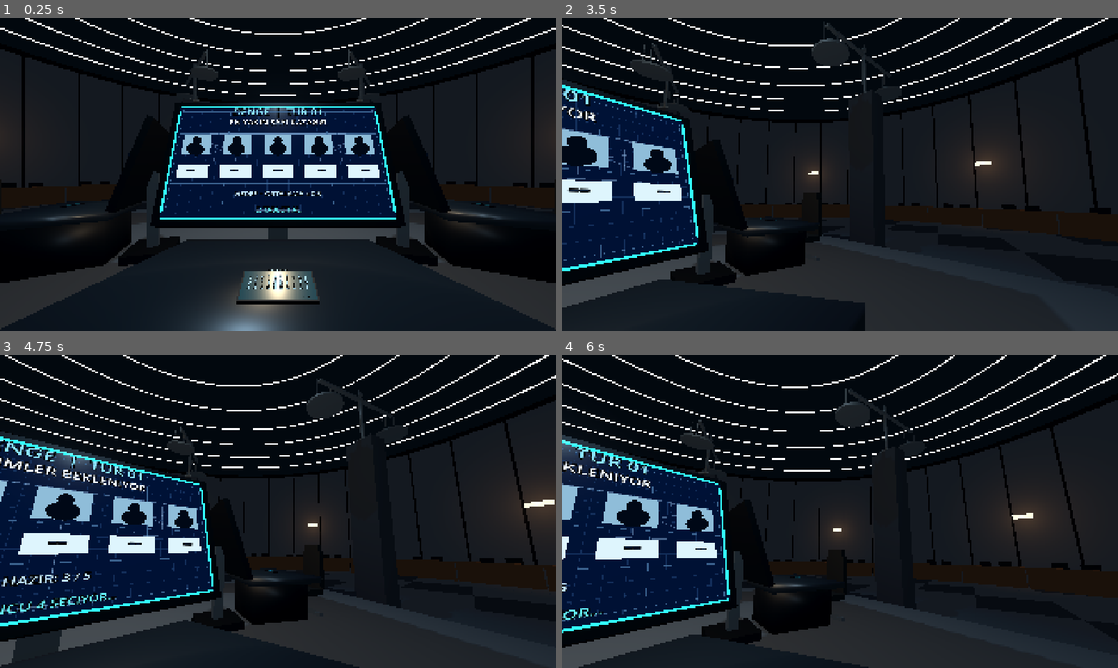
Above: before the commit, frames 1-4 (two rows, left to right).
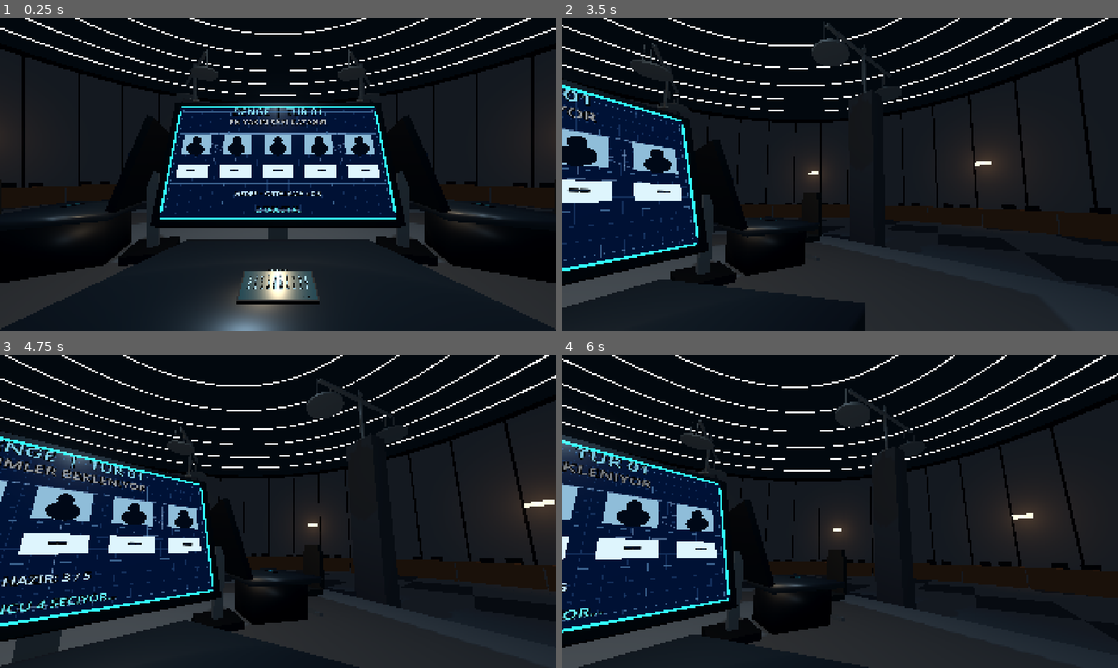
Above: after the commit, the same moments.

Repository: SerkanAydin06/DENGE
Game: Godot game, scene res://scenes/game_room.tscn
Same seed, same stepped clock (60 frames per second), same inputs: the game is played once before the commit and once after it.
Inputs (mouse positions are in pixels of both pictures, inside the frame that each line leads up to):
- Up to frame 1 (0.25 s): no input
- Up to frame 2 (3.5 s): tap Enter at 0.5, 2 s; move the mouse to (867, 174) at 0.52 s; tap E at 0.6 s; click (867, 174) at 0.67 s; tap Space at 1.25, 2.75 s; move the mouse to (728, 190) at 1.27 s; tap 0 at 1.35 s; click (728, 190) at 1.42 s; move the mouse to (895, 105) at 2.02 s; tap 9 at 2.1 s; click (895, 105) at 2.17 s; move the mouse to (834, 180) at 2.77 s; tap Backspace at 2.85 s; click (834, 180) at 2.92 s
- Up to frame 3 (4.75 s): move the mouse to (316, 514) at 3.52 s; tap Enter at 3.6, 4.25 s; click (316, 514) at 3.67 s; move the mouse to (233, 508) at 4.27 s; tap Keypad Enter at 4.35 s; click (233, 508) at 4.42 s
- Up to frame 4 (6 s): move the mouse to (845, 511) at 5.02 s; tap E at 5.1 s; click (845, 511) at 5.17 s; tap Space at 5.75 s; move the mouse to (817, 505) at 5.77 s; tap 0 at 5.85 s; click (817, 505) at 5.92 s

The runs differ from the first frame. In frame 1, 0.1% of the frame differs, in the area x 41-59%, y 32-34%; in frame 2, less than 0.1%; in frame 3, 0.4%, in the area x 0-26%, y 27-44%; in frame 4, 0.3%.
Error before the commit: Invalid access to property or key 'position' on a base object of type 'null instance'. (res://scripts/player_station.gd:86)

Commit message:
Remove blue sweep tween; retain subtle text fade when monitor content updates

Diff:
--- a/scripts/player_station.gd
+++ b/scripts/player_station.gd
@@ -32,7 +32,6 @@
 	$ResultDisplay/ResultMonitor/PlayerReadouts/Player_4,
 	$ResultDisplay/ResultMonitor/PlayerReadouts/Player_5
 ]
-@onready var sweep: MeshInstance3D = $ResultDisplay/ResultMonitor/MonitorSweep
 @onready var seat_eye: Marker3D = $SeatEye
 
 var entered_digits: String = ""
@@ -83,12 +82,13 @@
 	result_footer.text = footer
 	if monitor_tween and monitor_tween.is_running():
 		monitor_tween.kill()
-	sweep.position.y = 0.60
+	# Soft text fade only; no moving cyan line across the screen.
+	result_title.modulate.a = 0.75
 	result_body.modulate.a = 0.28
 	monitor_tween = create_tween()
 	monitor_tween.set_parallel(true)
-	monitor_tween.tween_property(result_body, "modulate:a", 1.0, 0.46)
-	monitor_tween.tween_property(sweep, "position:y", -0.60, 0.64)
+	monitor_tween.tween_property(result_title, "modulate:a", 1.0, 0.28)
+	monitor_tween.tween_property(result_body, "modulate:a", 1.0, 0.38)
 
 func choose_number(number: int) -> void:
 	if not tablet_enabled or tablet_locked:
